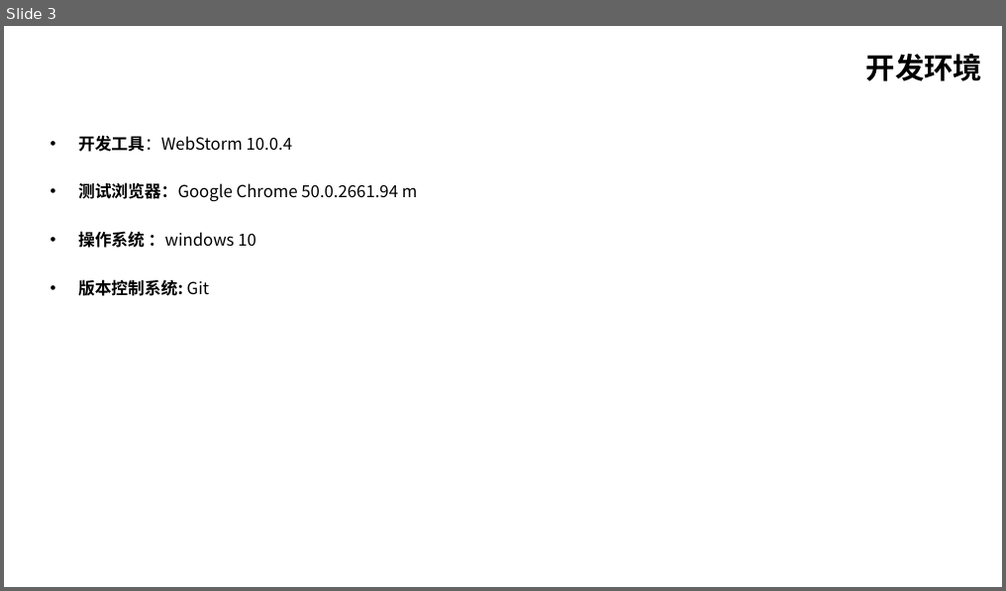
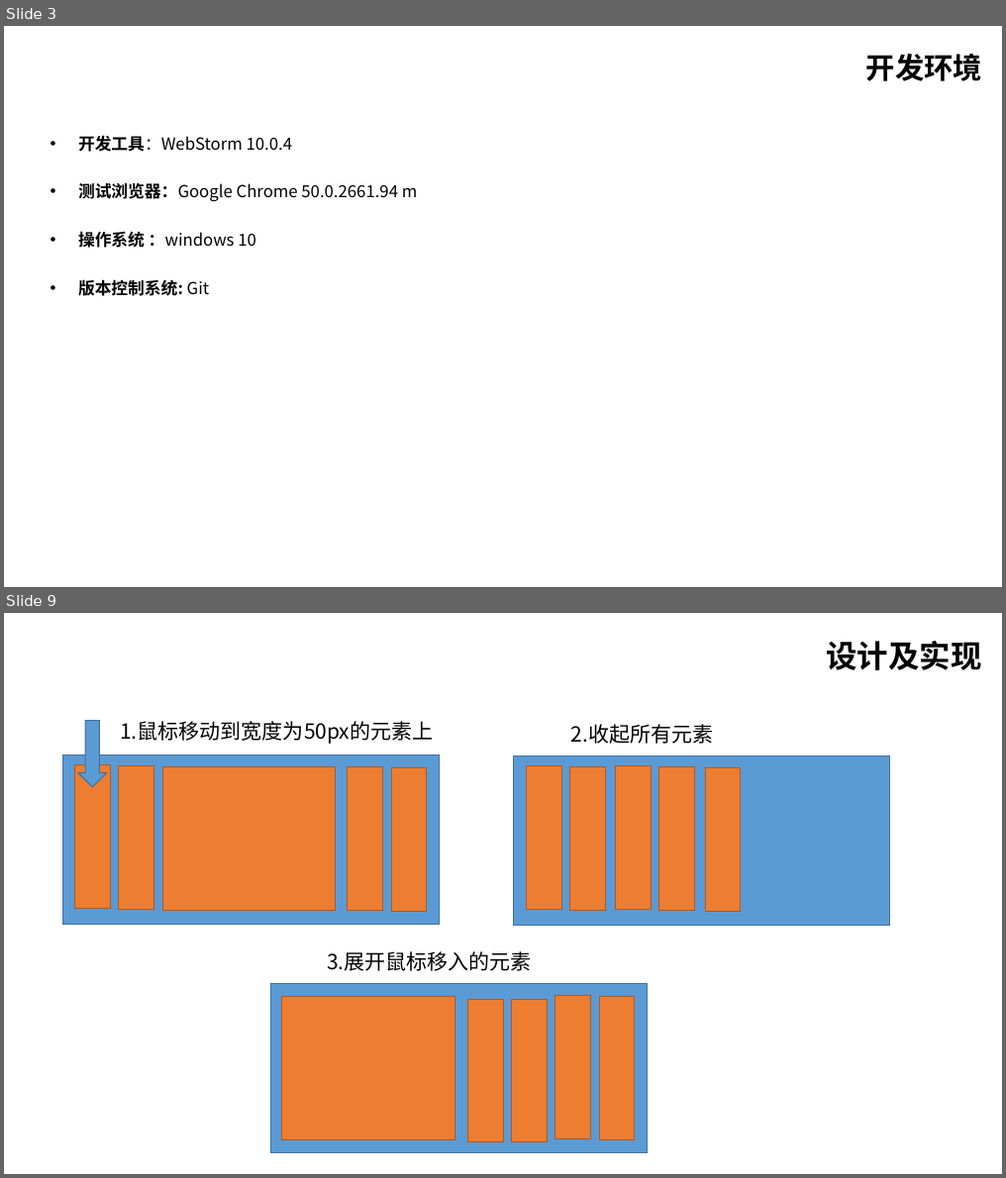
Before and after one commit to huiyaoren/CYMOOC, a slide deck: doc/传一在线教育网站.ppt. Shown one above the other, each under a label of ours: slide 3 before the commit, slides 3 and 9 after it; the slides between them are not shown. The pictures are 1006x591 and 1006x1178 pixels, drawn with LibreOffice and Linux fonts; fonts in the diff are those of the drawing. Boxes give left, top, right and bottom in pixels: in the first picture for what was removed or moved away, otherwise in the second. Text is boxed around its words. In the diff, an @@ line names an element or a change of style, - is before the commit and + after.

```diff
--- a/doc/传一在线教育网站.ppt
+++ b/doc/传一在线教育网站.ppt
@@ slide 9 added at (4,613,1002,1174), background #FFFFFF @@
@@ text added at (827,641,982,670), 30 pt, text #000000, bold @@
+设计及实现
@@ right arrow added at (78,720,107,787), fill #5B9BD5, outline #41719C 0.99 pt @@
@@ text added at (120,721,433,744), 20 pt, text #000000 @@
+1.鼠标移动到宽度为50px的元素上
@@ text added at (571,724,714,744), 20 pt, text #000000 @@
+2.收起所有元素
@@ rectangle added at (62,756,439,924), fill #5B9BD5, outline #41719C 0.99 pt @@
@@ rectangle added at (514,756,890,925), fill #5B9BD5, outline #41719C 0.99 pt @@
@@ rectangle added at (75,764,110,908), fill #ED7D31, outline #AE5A21 0.99 pt @@
@@ rectangle added at (119,766,153,910), fill #ED7D31, outline #AE5A21 0.99 pt @@
@@ rectangle added at (162,767,336,911), fill #ED7D31, outline #AE5A21 0.99 pt @@
@@ rectangle added at (348,767,382,911), fill #ED7D31, outline #AE5A21 0.99 pt @@
@@ rectangle added at (391,768,426,912), fill #ED7D31, outline #AE5A21 0.99 pt @@
@@ rectangle added at (526,766,561,910), fill #ED7D31, outline #AE5A21 0.99 pt @@
@@ rectangle added at (569,767,605,911), fill #ED7D31, outline #AE5A21 0.99 pt @@
@@ rectangle added at (615,766,650,910), fill #ED7D31, outline #AE5A21 0.99 pt @@
@@ rectangle added at (659,767,694,911), fill #ED7D31, outline #AE5A21 0.99 pt @@
@@ rectangle added at (705,768,741,912), fill #ED7D31, outline #AE5A21 0.99 pt @@
@@ text added at (327,952,532,971), 20 pt, text #000000 @@
+3.展开鼠标移入的元素
@@ rectangle added at (270,983,647,1153), fill #5B9BD5, outline #41719C 0.99 pt @@
@@ rectangle added at (282,997,455,1141), fill #ED7D31, outline #AE5A21 0.99 pt @@
@@ rectangle added at (555,996,590,1140), fill #ED7D31, outline #AE5A21 0.99 pt @@
@@ rectangle added at (599,997,634,1141), fill #ED7D31, outline #AE5A21 0.99 pt @@
@@ rectangle added at (467,999,503,1143), fill #ED7D31, outline #AE5A21 0.99 pt @@
@@ rectangle added at (511,999,547,1143), fill #ED7D31, outline #AE5A21 0.99 pt @@
```
Also in this commit, not shown: 7 slides changed, 7 other slides added, 9 slides removed, 1 other file.
